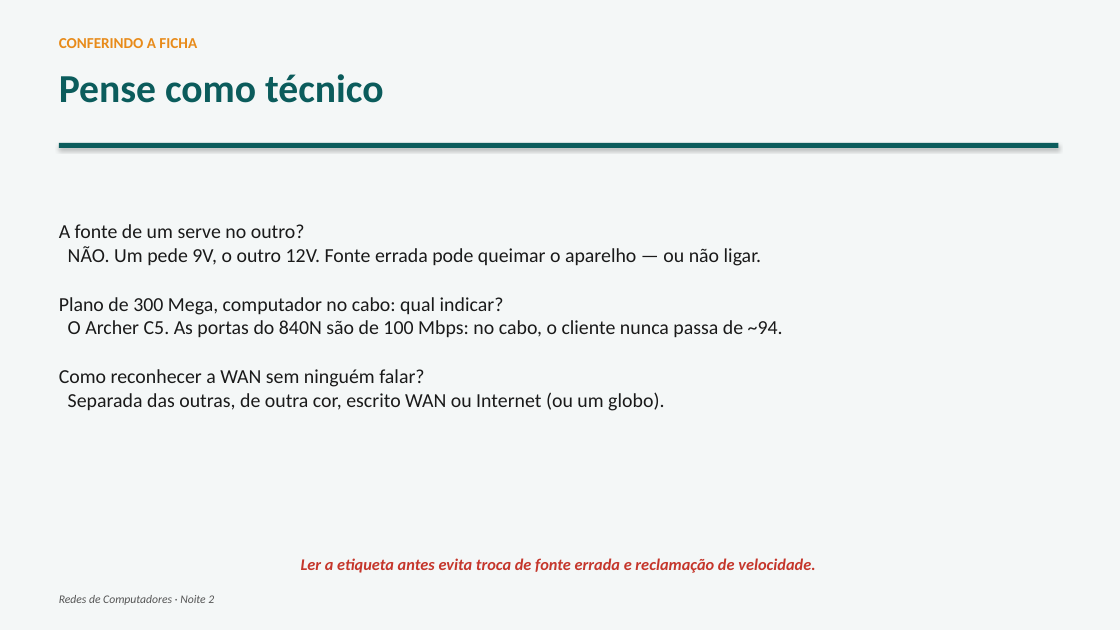
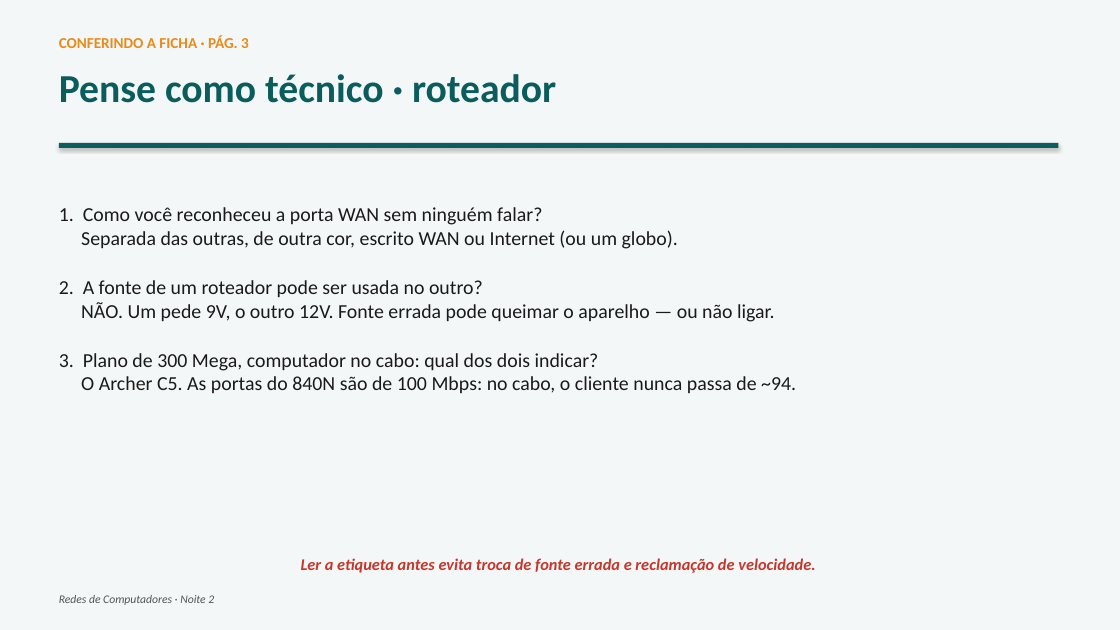
Before and after one commit to joninedel-prog/gerador_contratos, a slide deck: slide 20 of Aula - Redes 2 - Como a internet chega.pptx. Drawn at 1120x630 pixels with LibreOffice and Linux fonts; fonts in the diff are those of the drawing. Boxes give left, top, right and bottom in pixels: in the first picture for what was removed or moved away, otherwise in the second. Text is boxed around its words. In the diff, an @@ line names an element or a change of style, - is before the commit and + after.

```diff
--- a/Aula - Redes 2 - Como a internet chega.pptx
+++ b/Aula - Redes 2 - Como a internet chega.pptx
@@ text at box(59, 35, 249, 48): text changed @@
-CONFERINDO A FICHA
+CONFERINDO A FICHA · PÁG. 3
@@ text at box(59, 74, 556, 103): text changed @@
-Pense como técnico
+Pense como técnico · roteador
@@ text at box(59, 207, 678, 298): text changed @@
-A fonte de um serve no outro?
+1. Como você reconheceu a porta WAN sem ninguém falar?
+Separada das outras, de outra cor, escrito WAN ou Internet (ou um globo).
+2. A fonte de um roteador pode ser usada no outro?
@@ text "1. Como você reconheceu a ...": place and size @@
-text "1. Como você reconheceu a ..." at box(59, 224, 783, 411)
+text "1. Como você reconheceu a ..." at box(59, 207, 796, 393)
@@ text at box(59, 353, 599, 371): text changed @@
-Plano de 300 Mega, computador no cabo: qual indicar?
+3. Plano de 300 Mega, computador no cabo: qual dos dois indicar?
@@ text at box(59, 369, 664, 411): paragraphs removed @@
-Como reconhecer a WAN sem ninguém falar?
-Separada das outras, de outra cor, escrito WAN ou Internet (ou um globo).
```
Also in this commit, not shown: 1 other slide changed, 1 slide added, 4 other files.
